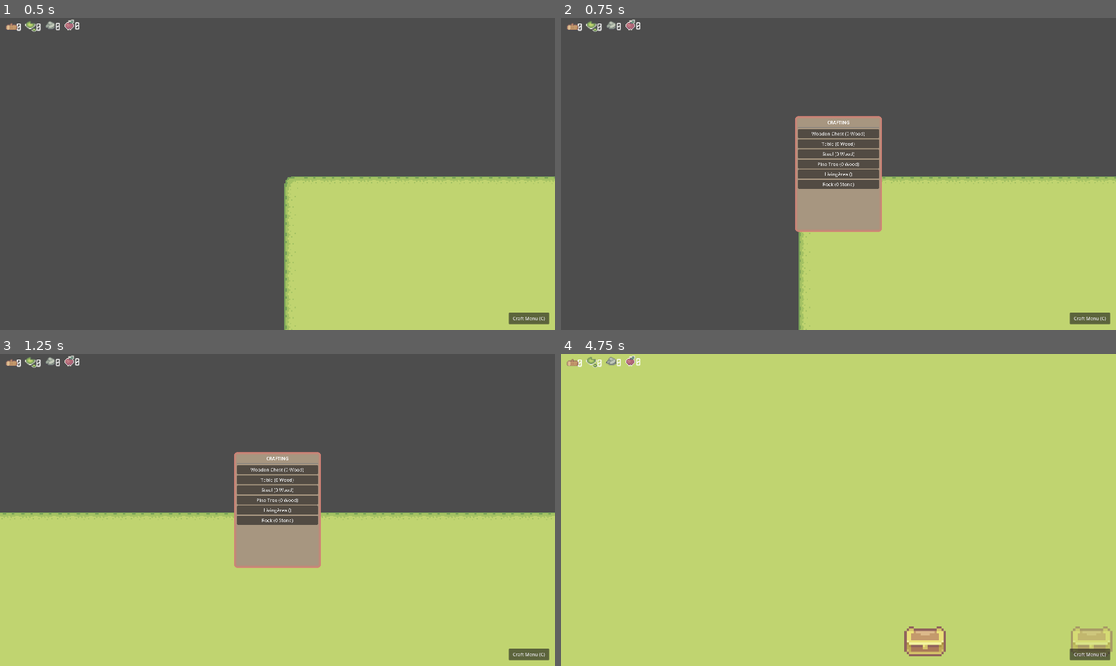
Above: before the commit, frames 1-4 (two rows, left to right).
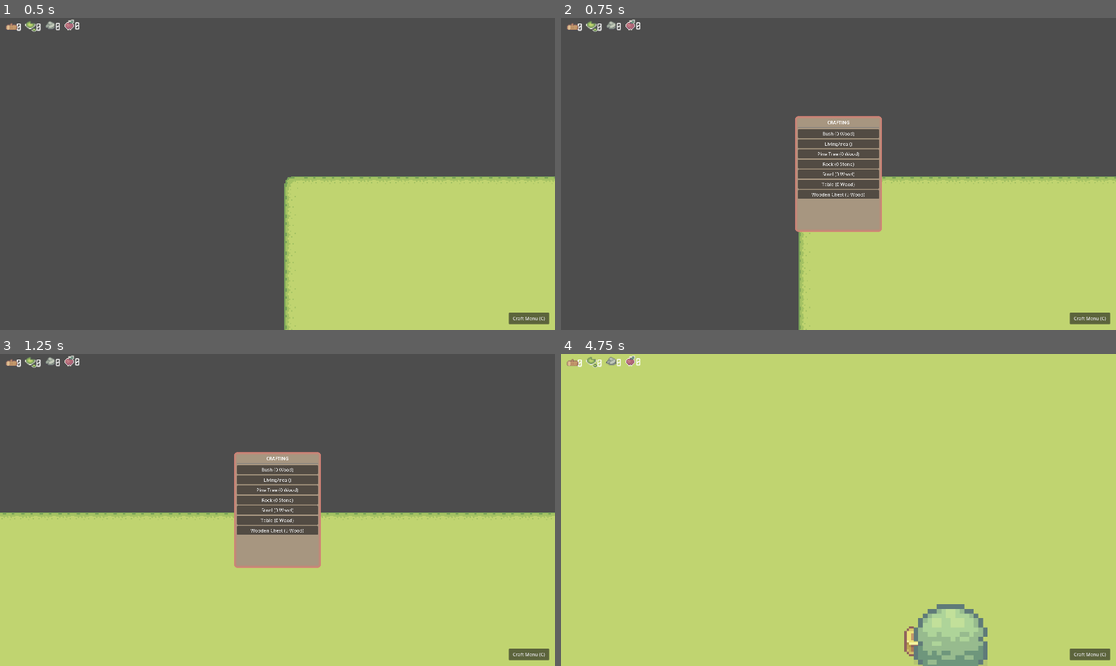
Above: after the commit, the same moments.

Repository: Cibelette/idydlle-New
Game: Godot game, scene res://Scenes/game.tscn
Two runs of this game, one before a commit and one after it. Both use one fixed random seed, a clock stepped at 60 frames per second and the inputs below.
Inputs (mouse positions are in pixels of both pictures, inside the frame that each line leads up to):
- Up to frame 1 (0.5 s): no input
- Up to frame 2 (0.75 s): tap Enter at 0.5 s; move the mouse to (960, 158) at 0.52 s; hold D (move_right) from 0.53 s (still down); hold C (toggle_crafting) from 0.53 s (still down); click (960, 158) at 0.67 s
- Up to frame 3 (1.25 s): keep holding D (move_right); keep holding C (toggle_crafting)
- Up to frame 4 (4.75 s): move the mouse to (727, 525) at 1.27 s; release D (move_right) at 1.28 s; release C (toggle_crafting) at 1.28 s; hold S (move_down) 1.28-2 s; tap Mouse wheel up (zoom_in) at 1.35 s; click "Wooden Chest (0 Wood)" at 2 s; click "Craft Menu (C)" at 2.75 s; click (838, 469) at 3.5 s, where only the run after the commit has a clickable "Bush (0 Wood)"; tap Space at 4.25 s; move the mouse to (1093, 644) at 4.27 s; hold D (move_right) from 4.28 s (still down); tap Mouse wheel down (zoom_out) at 4.35 s; click (1093, 644) at 4.42 s

Frame 1 is identical in both runs. In frame 2, 0.7% of the frame differs, in the area x 42-58%, y 36-58%; in frame 3, 0.7%; in frame 4, 2.6%, in the area x 63-100%, y 80-100%.

Commit message:
added bushes

Diff:
--- /dev/null
+++ b/Ressources/Furnitures/Bush.tres
@@ -0,0 +1,24 @@
+[gd_resource type="Resource" script_class="FurnitureData" format=3 uid="uid://85rh5ok3fu2k"]
+
+[ext_resource type="Script" uid="uid://dnme0ilvktar2" path="res://Scripts/Items/CostItem.gd" id="1_qdean"]
+[ext_resource type="Script" uid="uid://dqk5knegtkhqr" path="res://Scripts/Furnitures/FurnitureData.gd" id="2_fyir8"]
+[ext_resource type="Texture2D" uid="uid://bes5p4jeu47ke" path="res://Assets/Objects/Basic Grass Biom things 1.png" id="3_fyir8"]
+
+[sub_resource type="Resource" id="Resource_cost"]
+script = ExtResource("1_qdean")
+
+[sub_resource type="AtlasTexture" id="AtlasTexture_jjnfm"]
+atlas = ExtResource("3_fyir8")
+region = Rect2(16, 48, 17, 16)
+
+[resource]
+script = ExtResource("2_fyir8")
+name = "Bush"
+furniture_type = 7
+costs = Array[ExtResource("1_qdean")]([SubResource("Resource_cost")])
+texture = SubResource("AtlasTexture_jjnfm")
+scale = 4.0
+resource_type = 3
+produce_amount = 5
+produce_time = 5.0
+metadata/_custom_type_script = "uid://bkuhhp5f81uqc"
--- a/Scripts/CraftingMenu.gd
+++ b/Scripts/CraftingMenu.gd
@@ -19,8 +19,30 @@
 		if child is Button:
 			child.queue_free()
 
+	# Load all items from directory dynamically
+	var items: Array[FurnitureData] = []
+	var path = "res://Ressources/Furnitures/"
+	var dir = DirAccess.open(path)
+	if dir:
+		dir.list_dir_begin()
+		var file_name = dir.get_next()
+		while file_name != "":
+			# Godot exported builds might append .remap to text resources, but ends_with(".tres") works in editor
+			# We also check for ends_with(".tres.remap") for exported game compatibility
+			if not dir.current_is_dir() and (file_name.ends_with(".tres") or file_name.ends_with(".tres.remap")):
+				# Strip .remap suffix if present
+				var clean_name = file_name.replace(".remap", "")
+				var res = load(path + clean_name)
+				if res is FurnitureData:
+					items.append(res)
+			file_name = dir.get_next()
+		dir.list_dir_end()
+
+	# Sort items alphabetically by name
+	items.sort_custom(func(a, b): return a.name.nocasecmp_to(b.name) < 0)
+
 	# Create buttons for each craftable item resource
-	for item_data in craftable_items:
+	for item_data in items:
 		if not item_data: continue
 
 		var btn = Button.new()
--- a/Scripts/Types.gd
+++ b/Scripts/Types.gd
@@ -18,7 +18,8 @@
 	STOOL,
 	TREE,
 	ZONE,
-	ROCK
+	ROCK,
+	BUSH
 }
 
 static func resource_to_string(type: ResourceType) -> String:
@@ -49,6 +50,7 @@
 		FurnitureType.TREE: return "Tree"
 		FurnitureType.ZONE: return "Zone"
 		FurnitureType.ROCK: return "Rock"
+		FurnitureType.BUSH: return "Bush"
 		_: return "Misc"
 
 static func string_to_furniture(s: String) -> FurnitureType:
@@ -59,4 +61,5 @@
 		"tree": return FurnitureType.TREE
 		"zone": return FurnitureType.ZONE
 		"rock": return FurnitureType.ROCK
+		"bush": return FurnitureType.BUSH
 		_: return FurnitureType.MISC
Binary file added: Assets/MyAssets/NatureSpritesheet.png
Not shown, added: Assets/MyAssets/NatureSpritesheet.png.import
